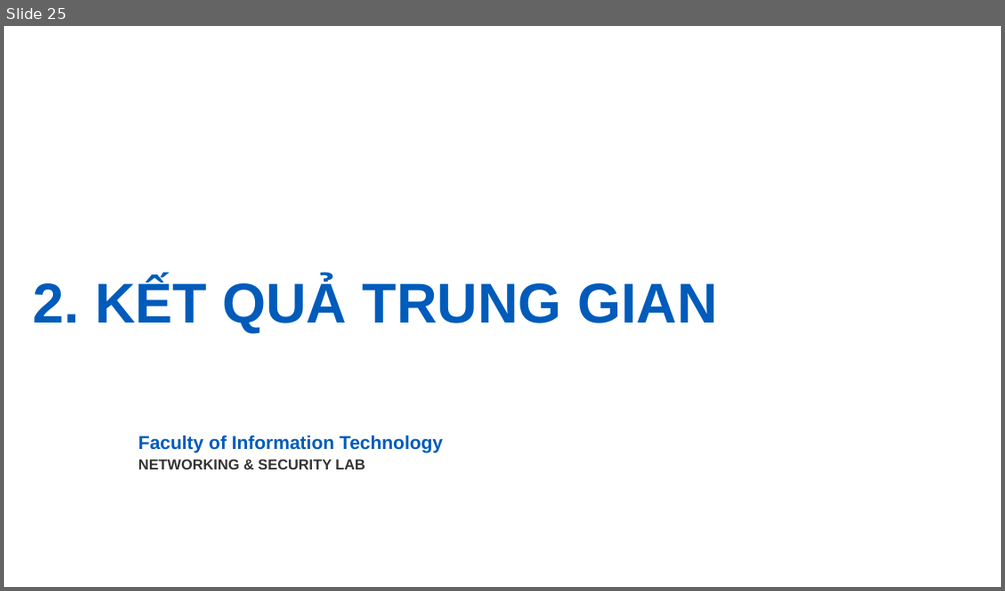
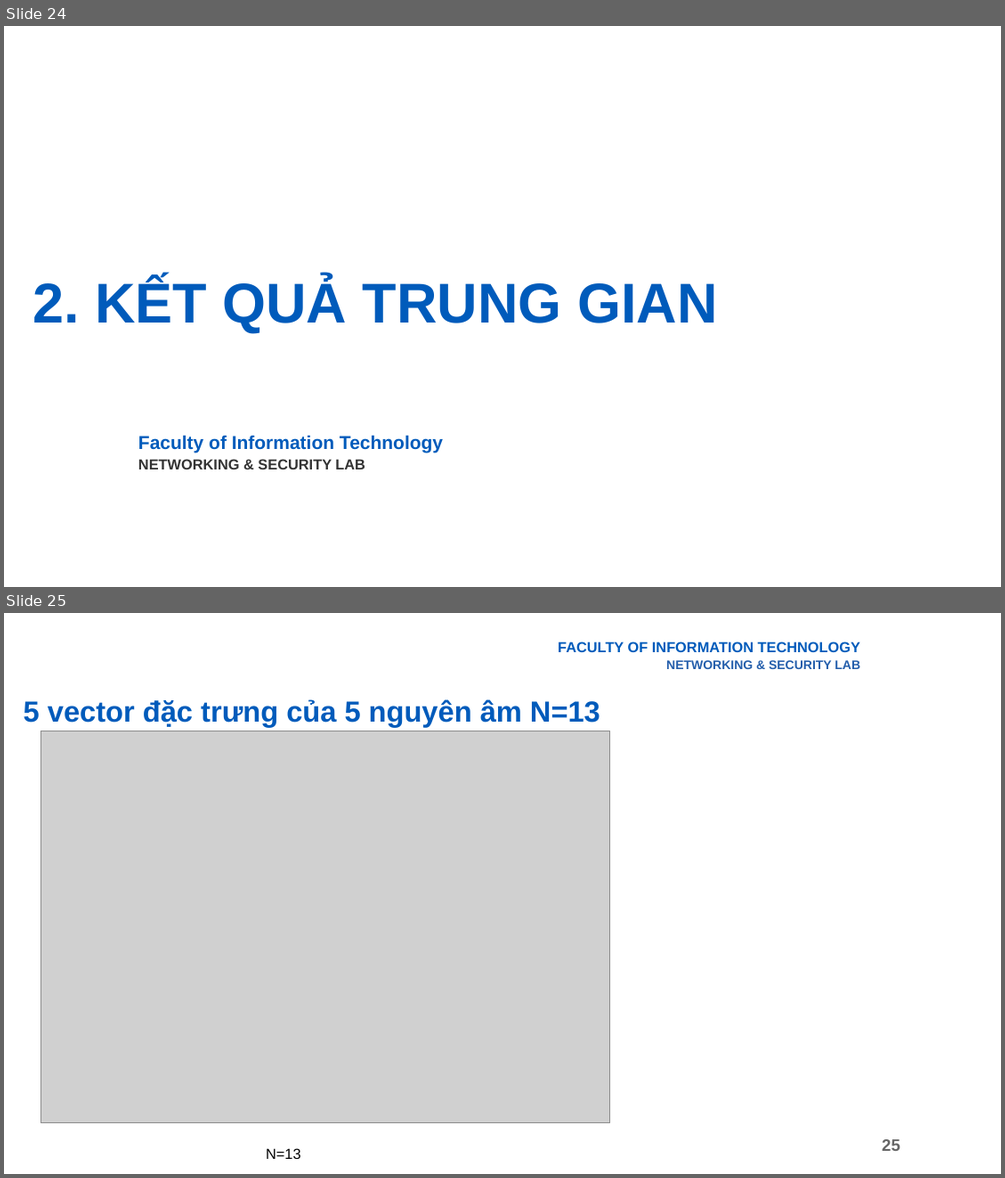
Before and after one commit to giabao2807/digital-signal-processing, a slide deck: abc/Final.pptx. Shown one above the other, each under a label of ours: slide 25 before the commit, slides 24 and 25 after it. The pictures are 1005x591 and 1005x1178 pixels, drawn with LibreOffice and Linux fonts; fonts in the diff are those of the drawing; grey boxes stand for pictures; background and template pictures are left out. Boxes give left, top, right and bottom in pixels: in the first picture for what was removed or moved away, otherwise in the second. Text is boxed around its words. In the diff, an @@ line names an element or a change of style, - is before the commit and + after.

```diff
--- a/abc/Final.pptx
+++ b/abc/Final.pptx
@@ slide 25 added at <box>4,613,1001,1174</box>, background picture (left out) @@
@@ text added at <box>558,641,860,669</box>, 14 pt, text #005BBB, bold @@
+FACULTY OF INFORMATION TECHNOLOGY
+NETWORKING & SECURITY LAB
@@ title added at <box>24,699,600,727</box>, 28 pt, text #005BBB, bold @@
+5 vector đặc trưng của 5 nguyên âm N=13
@@ picture added at <box>40,730,609,1123</box> @@
@@ page number added at <box>882,1139,900,1151</box>, 16 pt, text #666666, bold @@
+25
@@ text added at <box>266,1148,301,1159</box>, 14 pt, text #000000 @@
+N=13
@@ what was slide 25 is now slide 24 @@
```
Also in this commit, not shown: 8 slides changed, 9 other slides added, 1 slide removed, 10 other files.
